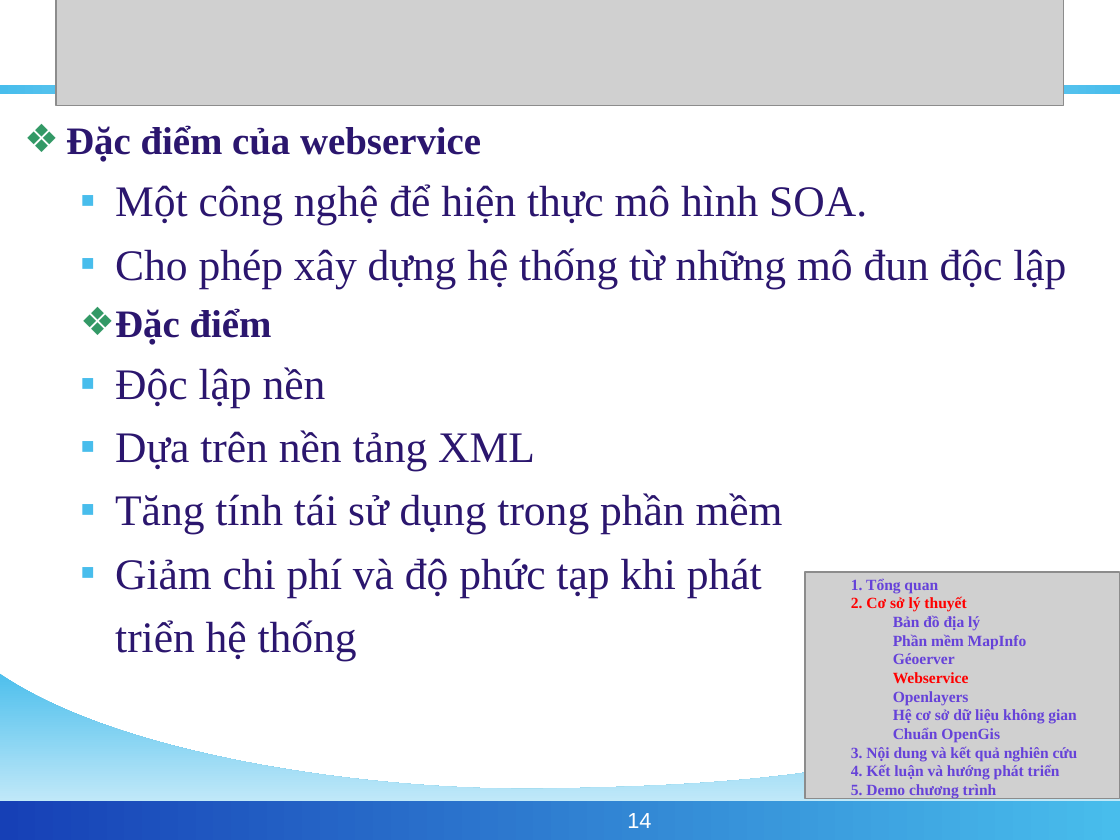
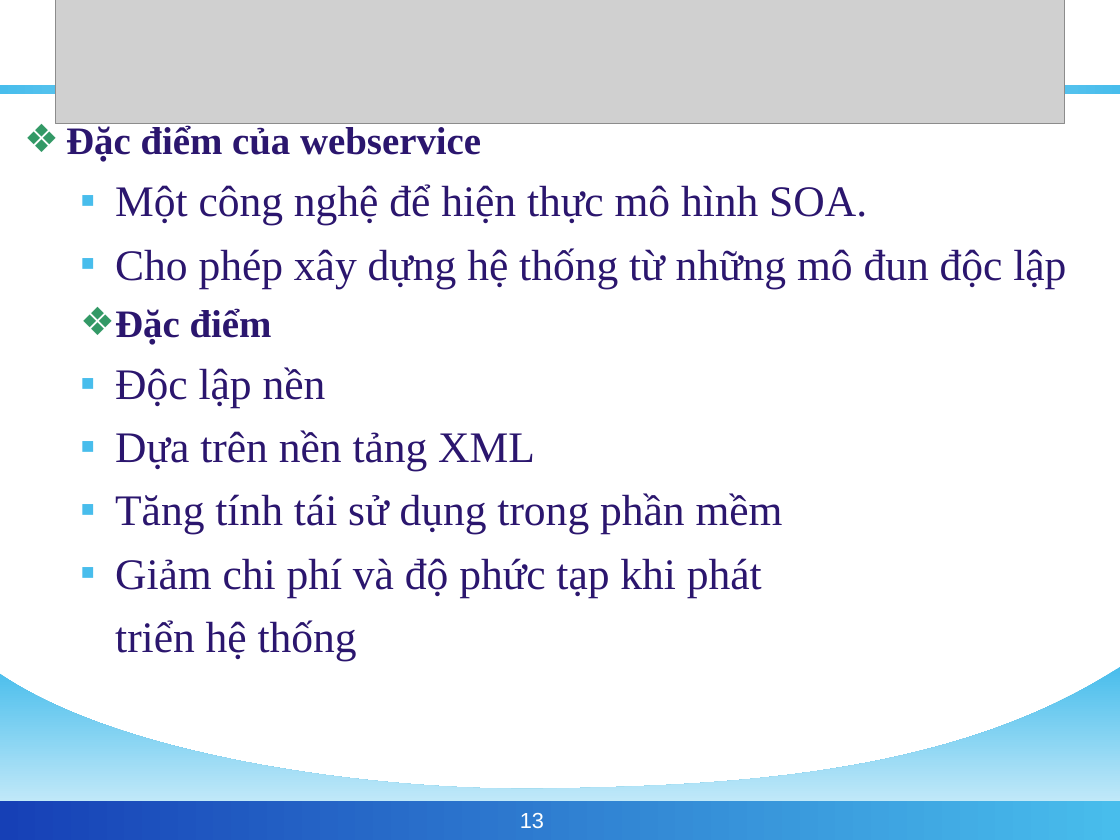
Before and after one commit to phamngsinh/cantho-webgis, a slide deck: slide 13 of Document/Bao Cao/BaoCaoLuanVan2.ppt (slide 14 before the commit). Drawn at 1120x840 pixels with LibreOffice and Linux fonts; fonts in the diff are those of the drawing; grey boxes stand for pictures; background and template pictures are left out. Boxes give left, top, right and bottom in pixels: in the first picture for what was removed or moved away, otherwise in the second. Text is boxed around its words. In the diff, an @@ line names an element or a change of style, - is before the commit and + after.

```diff
--- a/Document/Bao Cao/BaoCaoLuanVan2.ppt
+++ b/Document/Bao Cao/BaoCaoLuanVan2.ppt
@@ picture: place and size @@
-picture at <box>56,0,1064,105</box>
+picture at <box>55,0,1064,124</box>
@@ picture removed at <box>805,572,1120,799</box> @@
@@ text removed at <box>851,579,1078,780</box> @@
-1. Tổng quan
-2. Cơ sở lý thuyết
-Bản đồ địa lý
-Phần mềm MapInfo
-Géoerver
-Webservice
-Openlayers
-Hệ cơ sở dữ liệu không gian
-Chuẩn OpenGis
-3. Nội dung và kết quả nghiên cứu
-4. Kết luận và hướng phát triển
-5. Demo chương trình
@@ page number at <box>520,813,544,828</box>: text changed @@
-14
+13
```
Also in this commit, not shown: 26 other slides changed, 2 slides added, 2 slides removed.
